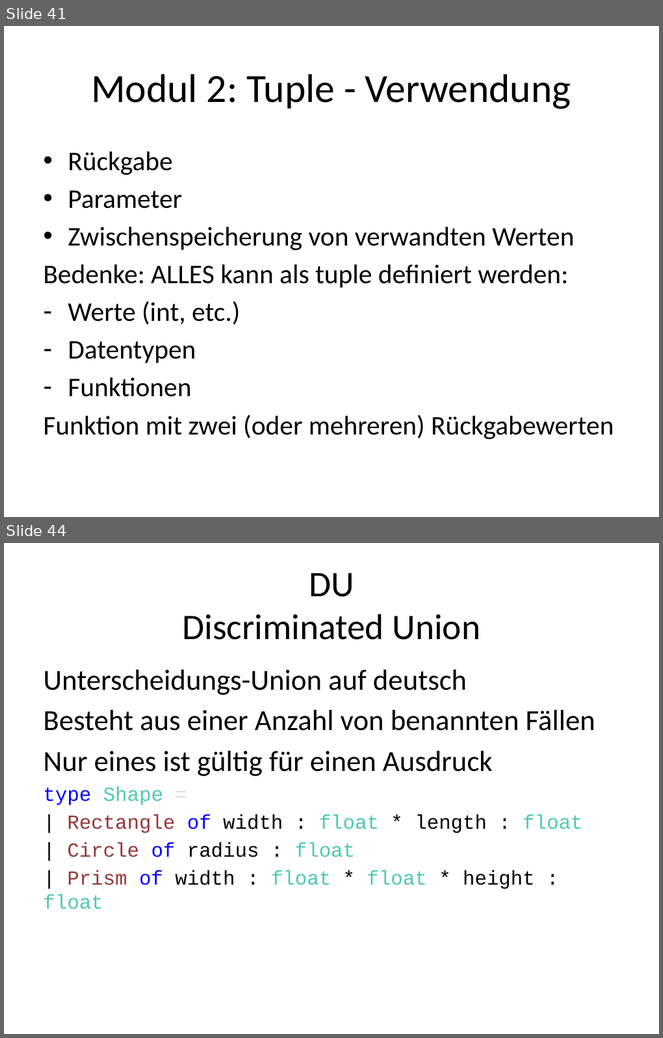
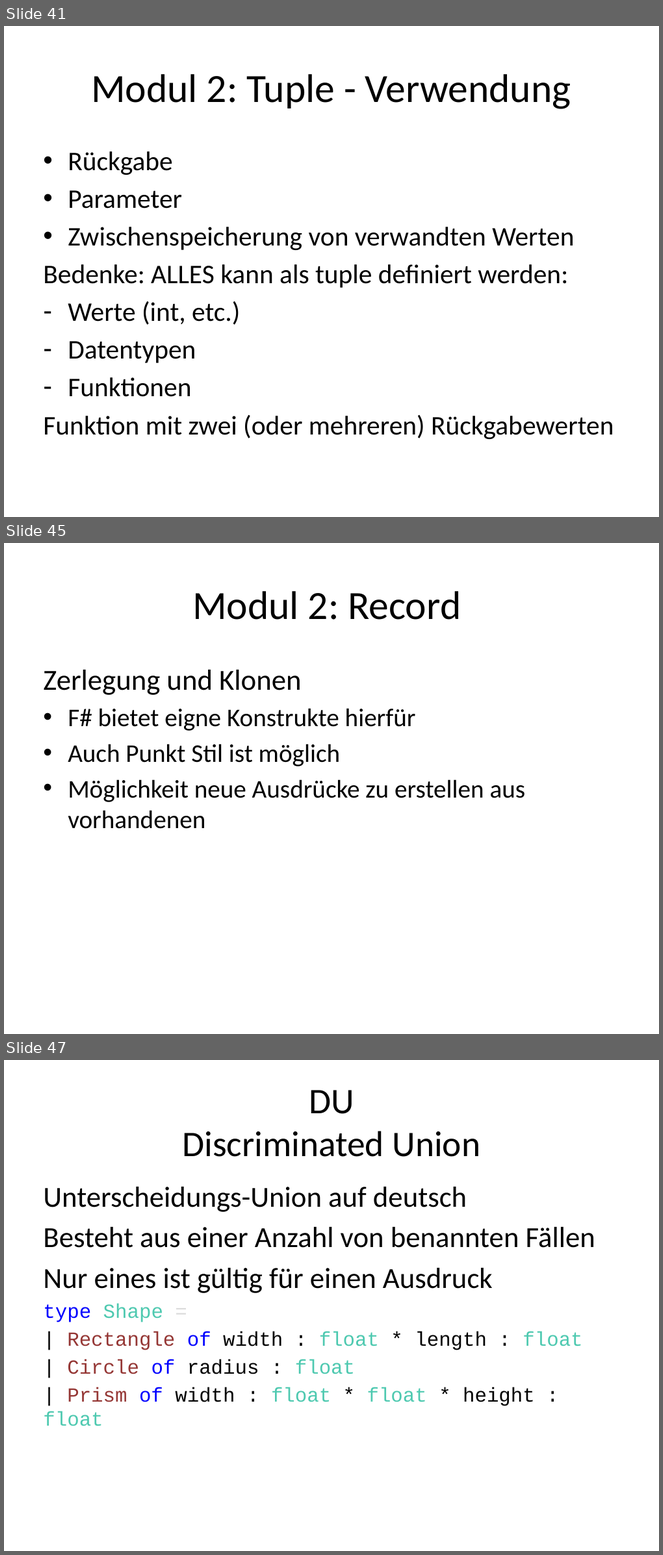
Before and after one commit to nasserbrake/Spartakiade2017, a slide deck: FSharp.pptx. Shown one above the other, each under a label of ours: slides 41 and 44 before the commit, slides 41, 45 and 47 after it; the slides between them are not shown. The pictures are 663x1038 and 663x1555 pixels, drawn with LibreOffice and Linux fonts; fonts in the diff are those of the drawing. Boxes give left, top, right and bottom in pixels: in the first picture for what was removed or moved away, otherwise in the second. Text is boxed around its words. In the diff, an @@ line names an element or a change of style, - is before the commit and + after.

Commit message:
Records

```diff
--- a/FSharp.pptx
+++ b/FSharp.pptx
@@ slide 45 added at (4, 543, 659, 1034), background #FFFFFF @@
@@ title added at (192, 591, 461, 620), 44 pt, text #000000 @@
+Modul 2: Record
@@ text added at (43, 670, 526, 829), 28 pt, text #000000 @@
+Zerlegung und Klonen
+• F# bietet eigne Konstrukte hierfür
+• Auch Punkt Stil ist möglich
+• Möglichkeit neue Ausdrücke zu erstellen aus vorhandenen
@@ what was slide 44 is now slide 47 @@
```
Also in this commit, not shown: 3 slides changed, 2 other slides added, 5 other files.
